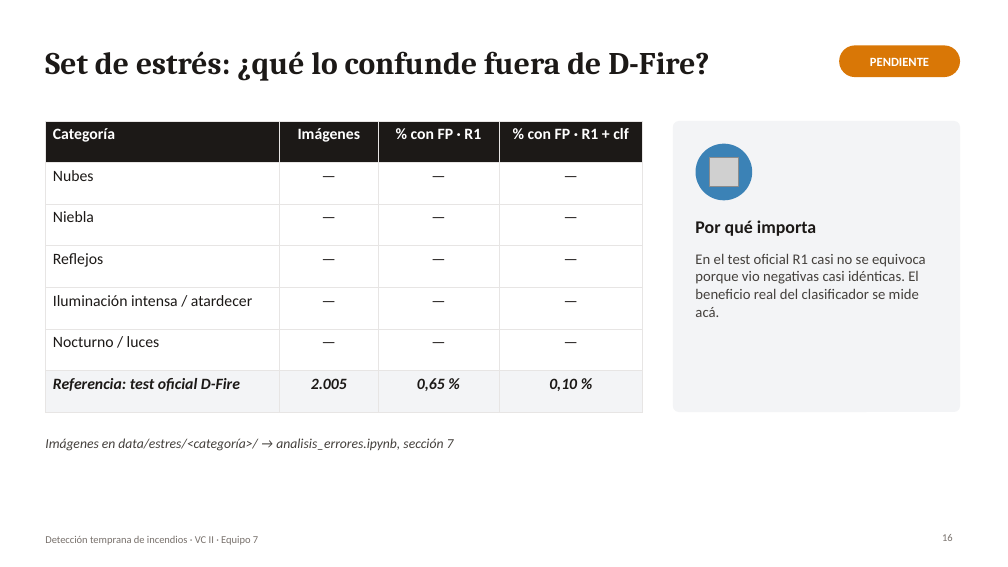
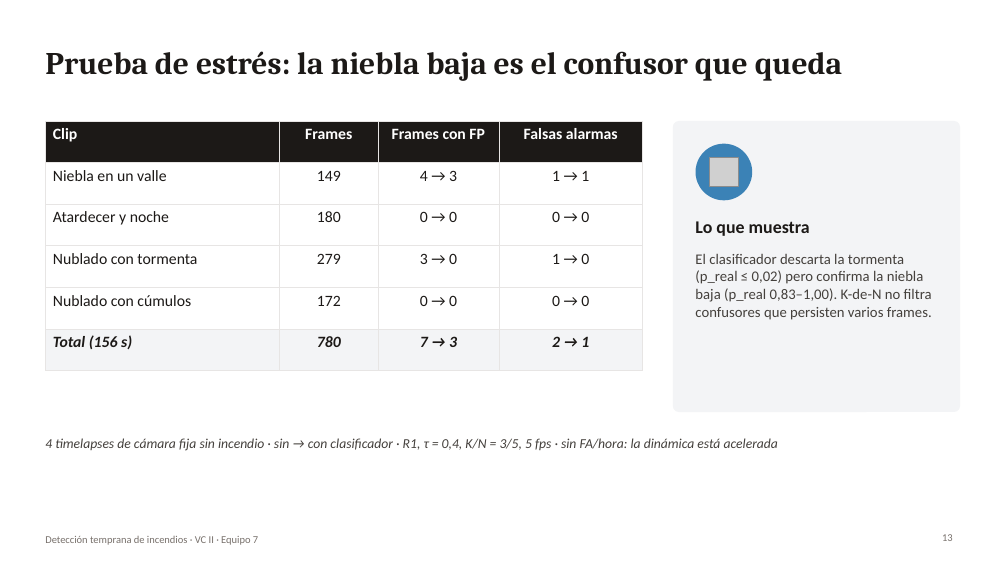
Before and after one commit to AndreTati/deteccion_incendios, a slide deck: slide 13 of presentacion/presentacion_tp.pptx (slide 16 before the commit). Drawn at 1008x567 pixels with LibreOffice and Linux fonts; fonts in the diff are those of the drawing; grey boxes stand for pictures. Boxes give left, top, right and bottom in pixels: in the first picture for what was removed or moved away, otherwise in the second. Text is boxed around its words. In the diff, an @@ line names an element or a change of style, - is before the commit and + after.

```diff
--- a/presentacion/presentacion_tp.pptx
+++ b/presentacion/presentacion_tp.pptx
@@ title at bbox=[45, 51, 842, 81]: text changed @@
-Set de estrés: ¿qué lo confunde fuera de D-Fire?
+Prueba de estrés: la niebla baja es el confusor que queda
@@ rounded rectangle removed at bbox=[839, 45, 960, 77] @@
@@ text removed at bbox=[870, 57, 929, 66] @@
-PENDIENTE
@@ table at bbox=[45, 121, 643, 353] @@
-row 1: Categoría | Imágenes | % con FP · R1 | % con FP · R1 + clf
-row 2: Nubes | — | — | —
-row 3: Niebla | — | — | —
-row 4: Reflejos | — | — | —
-row 5: Iluminación intensa / atardecer | — | — | —
-row 6: Nocturno / luces | — | — | —
-row 7: Referencia: test oficial D-Fire | 2.005 | 0,65 % | 0,10 %
+row 1: Clip | Frames | Frames con FP | Falsas alarmas
+row 2: Niebla en un valle | 149 | 4 → 3 | 1 → 1
+row 3: Atardecer y noche | 180 | 0 → 0 | 0 → 0
+row 4: Nublado con tormenta | 279 | 3 → 0 | 1 → 0
+row 5: Nublado con cúmulos | 172 | 0 → 0 | 0 → 0
+row 6: Total (156 s) | 780 | 7 → 3 | 2 → 1
@@ text at bbox=[695, 221, 810, 236]: text changed @@
-Por qué importa
+Lo que muestra
@@ text at bbox=[695, 254, 932, 320]: text changed @@
-En el test oficial R1 casi no se equivoca porque vio negativas casi idénticas. El beneficio real del clasificador se mide acá.
+El clasificador descarta la tormenta (p_real ≤ 0,02) pero confirma la niebla baja (p_real 0,83–1,00). K-de-N no filtra confusores que persisten varios frames.
@@ text at bbox=[45, 438, 778, 451]: text changed @@
-Imágenes en data/estres/<categoría>/ → analisis_errores.ipynb, sección 7
+4 timelapses de cámara fija sin incendio · sin → con clasificador · R1, τ = 0,4, K/N = 3/5, 5 fps · sin FA/hora: la dinámica está acelerada
```
Also in this commit, not shown: 10 other slides changed, 2 other files.
